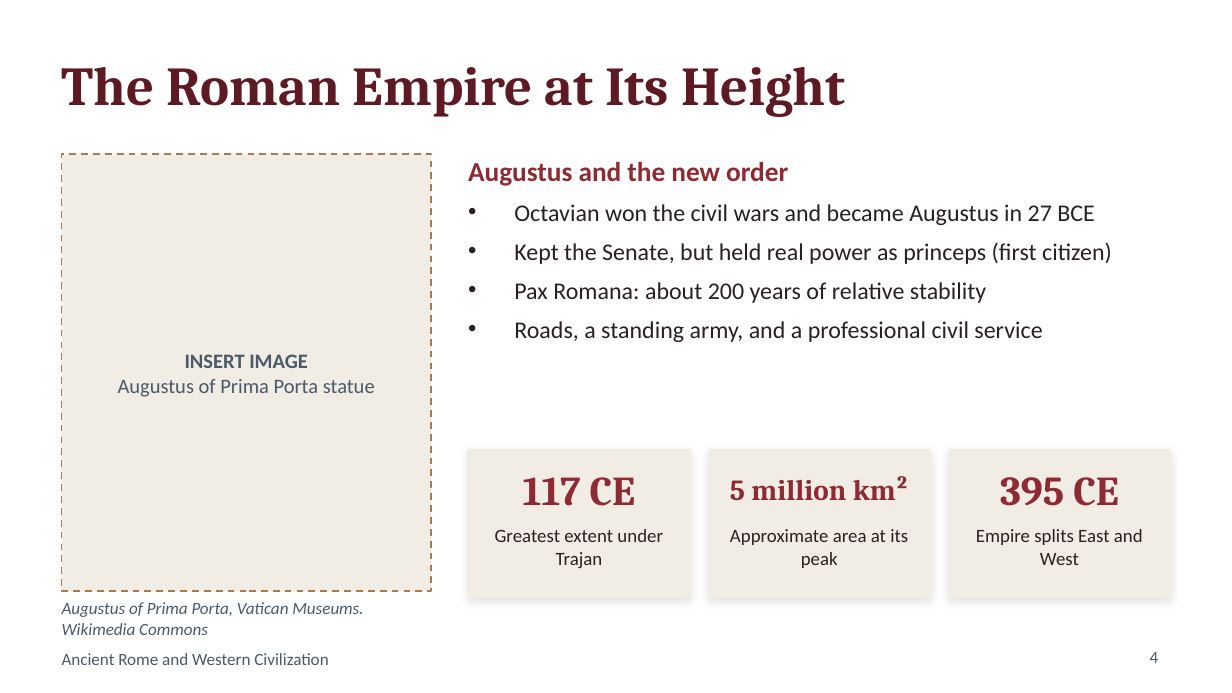
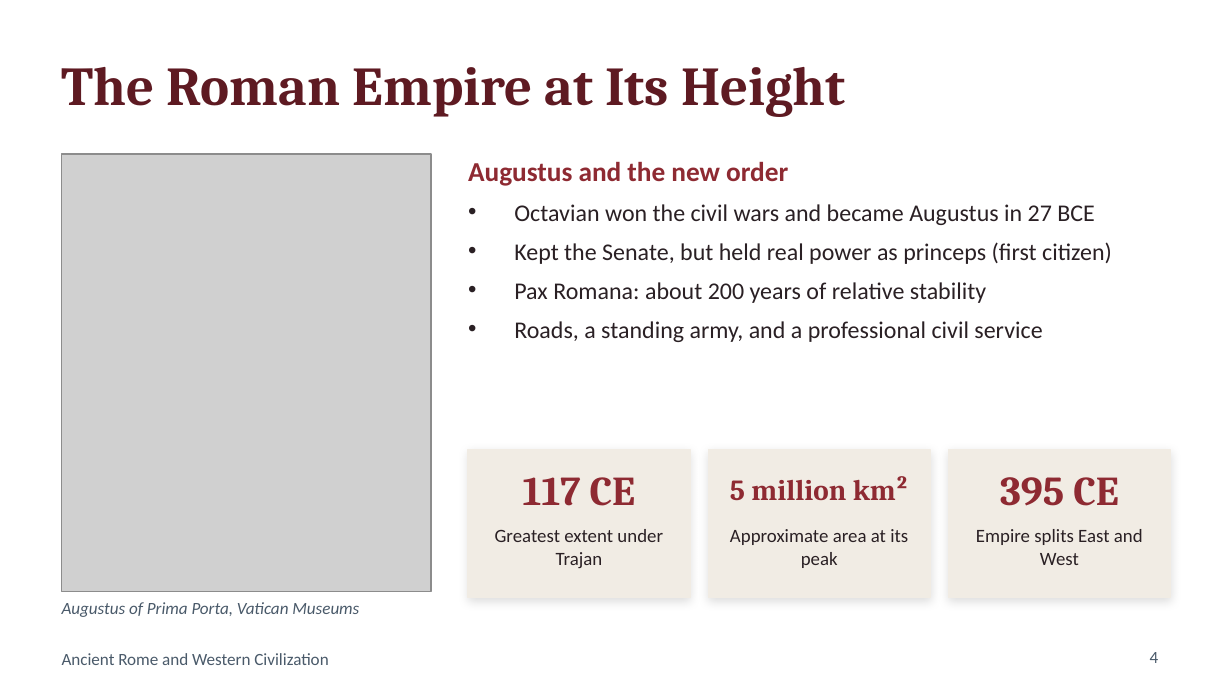
Before and after one commit to scaliaadrian230-dotcom/NetWatcher, a slide deck: slide 4 of rome-presentation/Ancient_Rome_Presentation.pptx. Drawn at 1232x693 pixels with LibreOffice and Linux fonts; fonts in the diff are those of the drawing; grey boxes stand for pictures. Boxes give left, top, right and bottom in pixels: in the first picture for what was removed or moved away, otherwise in the second. Text is boxed around its words. In the diff, an @@ line names an element or a change of style, - is before the commit and + after.

```diff
--- a/rome-presentation/Ancient_Rome_Presentation.pptx
+++ b/rome-presentation/Ancient_Rome_Presentation.pptx
@@ rectangle removed at box(62, 154, 431, 591) @@
@@ picture added at box(62, 154, 431, 591) @@
@@ text removed at box(118, 354, 375, 397) @@
-INSERT IMAGE
-Augustus of Prima Porta statue
@@ text at box(62, 602, 359, 617): text changed @@
-Augustus of Prima Porta, Vatican Museums. Wikimedia Commons
+Augustus of Prima Porta, Vatican Museums
```
Also in this commit, not shown: 2 other slides changed.
